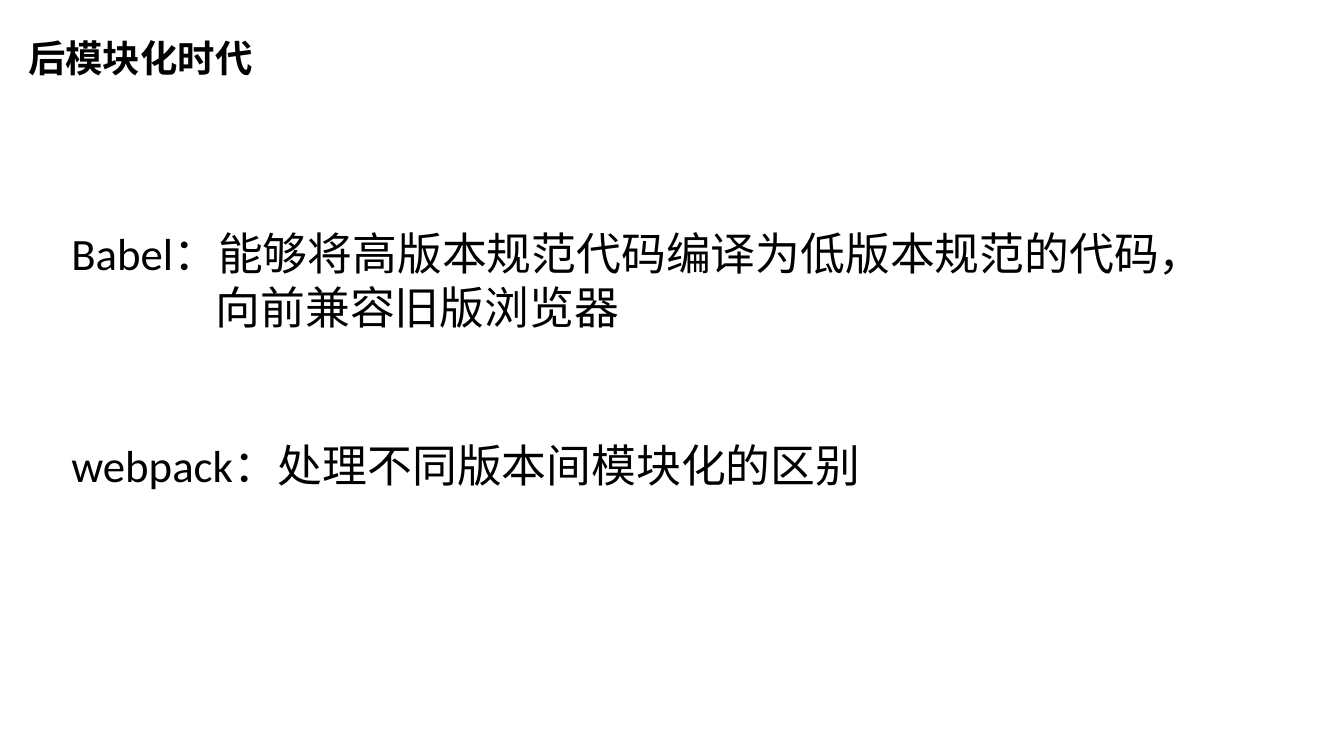
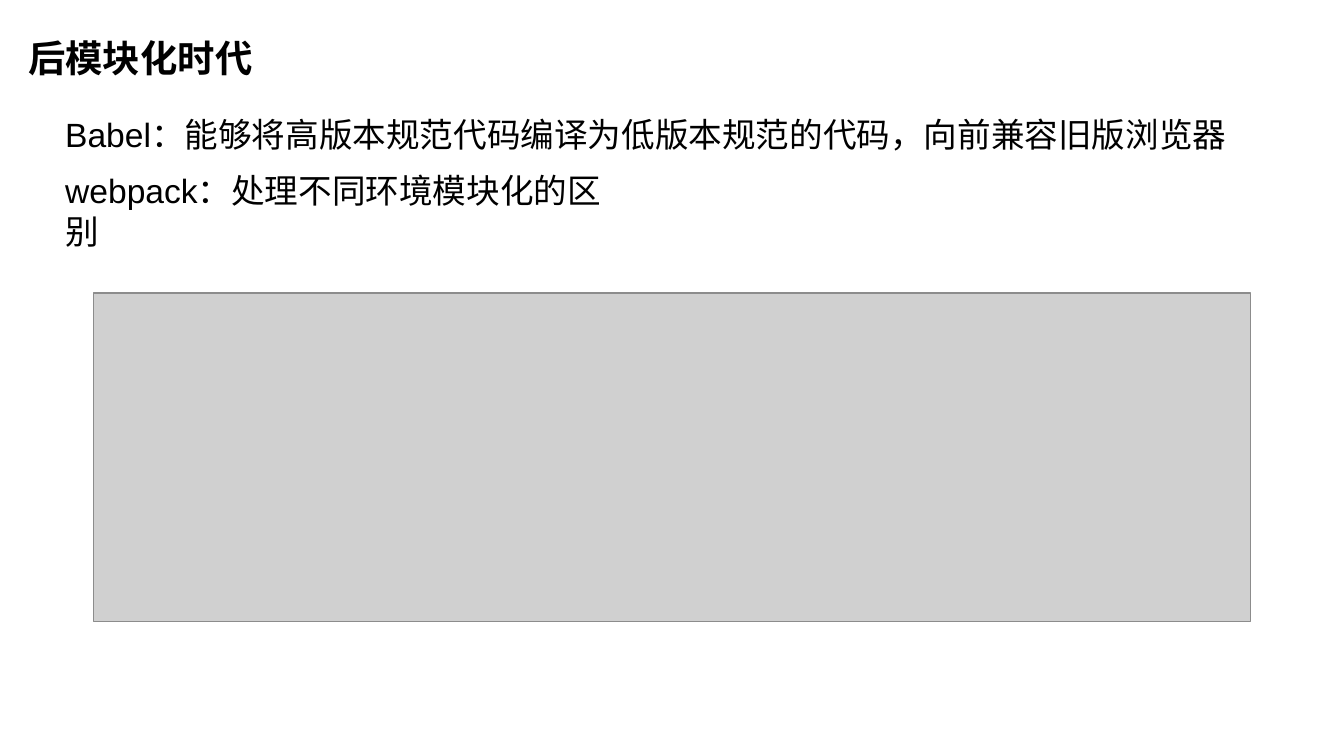
Before and after one commit to chasingsnail/study-blog, a slide deck: slide 20 of 封装库&笔记/前端模块化分享/前端模块化.pptx (slide 19 before the commit). Drawn at 1344x756 pixels with LibreOffice and Linux fonts; fonts in the diff are those of the drawing; grey boxes stand for pictures; background and template pictures are left out. Boxes give left, top, right and bottom in pixels: in the first picture for what was removed or moved away, otherwise in the second. Text is boxed around its words. In the diff, an @@ line names an element or a change of style, - is before the commit and + after.

Commit message:
分享ppt 增加静态编译部分

```diff
--- a/封装库&笔记/前端模块化分享/前端模块化.pptx
+++ b/封装库&笔记/前端模块化分享/前端模块化.pptx
@@ text at box(65, 120, 1226, 151): text changed; size 24 to 18 pt; font Calibri to Arial @@
-Babel：能够将高版本规范代码编译为低版本规范的代码，
-向前兼容旧版浏览器
+Babel：能够将高版本规范代码编译为低版本规范的代码，向前兼容旧版浏览器
@@ text at box(65, 176, 601, 209): text changed; size 24 to 18 pt; font Calibri to Arial @@
-webpack：处理不同版本间模块化的区别
+webpack：处理不同环境模块化的区别
@@ picture added at box(94, 293, 1251, 621) @@
```
Also in this commit, not shown: 1 other slide changed, 1 slide added, 1 other file.
